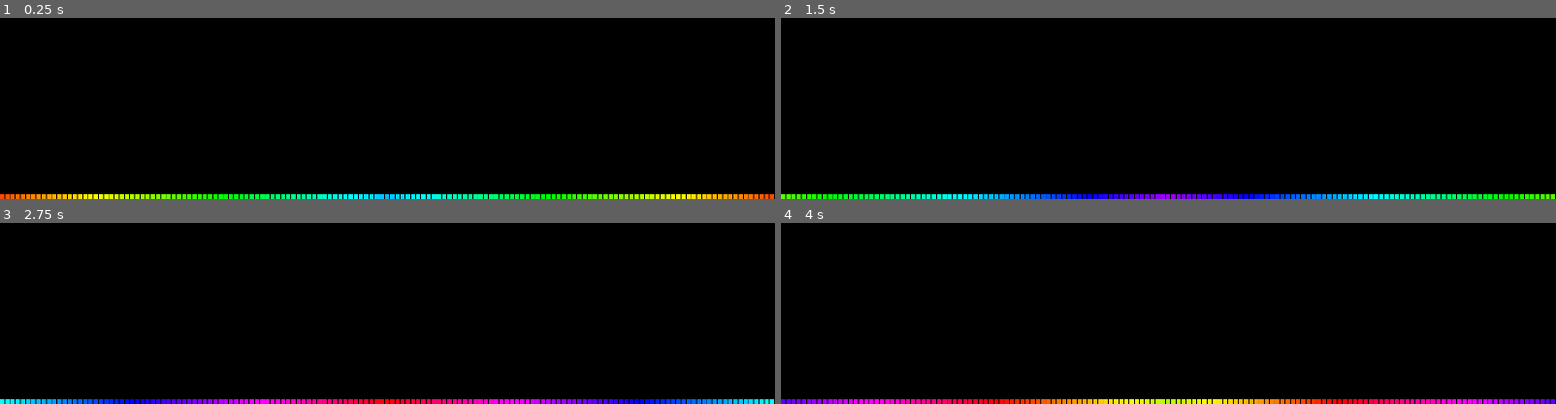
Above: before the commit, frames 1-4 (two rows, left to right).
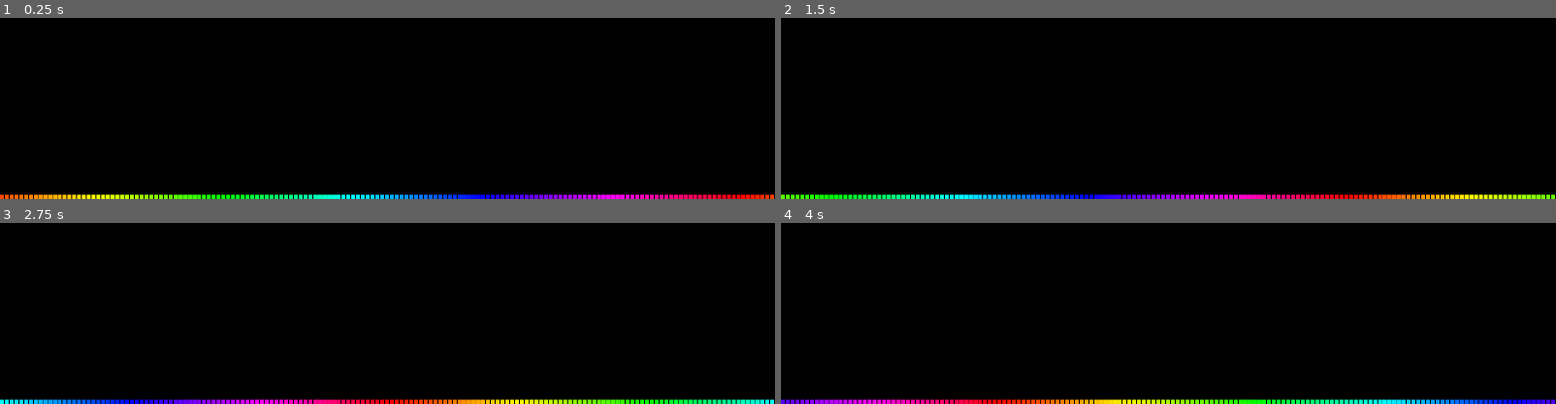
Above: after the commit, the same moments.

Repository: kornelharm/Audio-Visualizer
Game: Godot game, scene res://Visualizer.tscn
Same seed, same stepped clock (60 frames per second), same inputs: the game is played once before the commit and once after it.
Inputs:
- Up to frame 1 (0.25 s): no input
- Up to frame 2 (1.5 s): no input
- Up to frame 3 (2.75 s): no input
- Up to frame 4 (4 s): no input

The runs differ from the first frame. In frame 1, 2.0% of the frame differs, in the area x 0-100%, y 97-100%; in frame 2, 2.0%; in frame 3, 2.0%; in frame 4, 2.0%.

Commit message:
Added subdivisions to each frequency range

Diff:
--- a/Visualizer.gd
+++ b/Visualizer.gd
@@ -16,6 +16,7 @@
 export var MIN_VOLUME = 75.0
 export var SMOOTH = 0.5
 export var BASE_HEIGHT = 2
+export var SUBDIVISIONS = 4
 var BAR_COLOR:Color
 onready var column_width: float = WIDTH/BAR_COUNT
 export var ANIMATION_SPEED = 0.002
@@ -75,13 +76,18 @@
 	return barColor
 
 func energy_of_bar(bar_number, min_freq, max_freq):
-	var magnitude = spectrum.get_magnitude_for_frequency_range(min_freq, max_freq).length()
-	var bar_volume = MIN_VOLUME
-	if(FREQUENCY_BIAS == "Right Bias"):
-				bar_volume = (bar_number*((MIN_VOLUME*SCALED_VOLUME_MULTIPLIER)/MIN_VOLUME))+MIN_VOLUME
+	var final = 0
+	var interval = (max_freq - min_freq)/SUBDIVISIONS
+	for i in range (SUBDIVISIONS):
+		var magnitude = spectrum.get_magnitude_for_frequency_range(min_freq+i*interval, min_freq+(i+1)*interval).length()
+		var bar_volume = MIN_VOLUME
+		if(FREQUENCY_BIAS == "Right Bias"):
+					bar_volume = (bar_number*((MIN_VOLUME*SCALED_VOLUME_MULTIPLIER)/MIN_VOLUME))+MIN_VOLUME
 
-	# Converts magnitude into a value between 0-1 to describe its volume
-	return clamp((bar_volume + linear2db(magnitude)) / bar_volume, 0, 1)
+		# Converts magnitude into a value between 0-1 to describe its volume
+		final += clamp((bar_volume + linear2db(magnitude)) / bar_volume, 0, 1)
+	final /= SUBDIVISIONS
+	return final
 
 func get_scaled_bar(bar_number):
 	var final_height = pow(bars[bar_number], EXP_MODIFIER)
--- a/Visualizer.tscn
+++ b/Visualizer.tscn
@@ -11,8 +11,8 @@
 __meta__ = {
 "_edit_use_anchors_": false
 }
-BAR_COUNT = 149
-FREQ_MAX = 8000
+BAR_COUNT = 161
+FREQ_MAX = 6000
 HEIGHT = 450
 MIN_VOLUME = 60.0
 SMOOTH = 0.15
@@ -20,8 +20,9 @@
 ANIMATION_SPEED = 0.003
 STYLE = "Rainbow Breathing"
 SCALING = "Modified Decibel"
-FREQUENCY_BIAS = "Right Bias"
-MIRRORING = "Mirrored"
+FREQUENCY_BIAS = "Normal"
+MIRRORING = "Normal"
+EXP_MODIFIER = 1.05
 DECAY_MODIFIER = 0.9
 DECAY_PERCENT = 0.85
 SCALED_VOLUME_MULTIPLIER = 0.2
Not shown, changed: Audio Visualizer.exe
Not shown, changed: Audio Visualizer.pck
